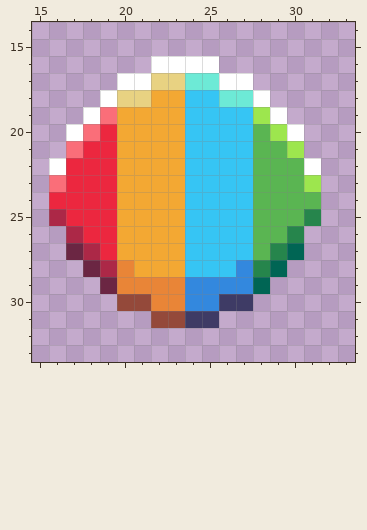
Two versions of one pixel-art file, aseprite/rainbow_anchor.aseprite. The picture above was drawn from the file before the commit.
48x48 pixels, 1 frame. Shown: x 15..33, y 14..33.
The result:
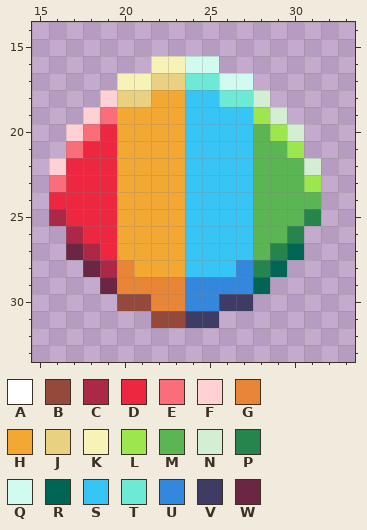
Palette (. is transparent): A #ffffff  B #94493a  C #ac2847  D #ec273f  E #fa6e79  F #ffd1d5  G #e98537  H #f3a833  J #e8d282  K #f7f3b7  L #9de64e  M #5ab552  N #d3eed3  P #26854c  Q #d0fbee  R #006554  S #36c5f4  T #6dead6  U #3388de  V #3e3b65  W #6b2643
What changed:
@@ x 15..33 @@
 15 ...................
-16 .......AAAA........
-17 .....AAJJTTAA......
-18 ....AJJHHSSTTA.....
-19 ...AEHHHHSSSSLA....
-20 ..AEDHHHHSSSSMLA...
+16 .......KKQQ........
+17 .....KKJJTTQQ......
+18 ....FJJHHSSTTN.....
+19 ...FEHHHHSSSSLN....
+20 ..FEDHHHHSSSSMLN...
 21 ..EDDHHHHSSSSMML...
-22 .ADDDHHHHSSSSMMMA..
+22 .FDDDHHHHSSSSMMMN..
 23 .EDDDHHHHSSSSMMML..
Changed places in both pictures, as pixel boxes (x1, y1, x2, y2):
changed: (49, 56, 321, 175)
